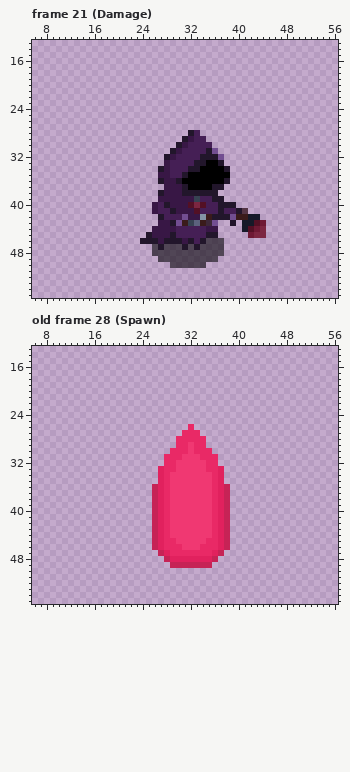
Pixel-art file: Assets/Sprites/Mage/Mage.ase. The picture above is the old version.
64x64 pixels, 33 frames. Shown: frame 21 (Damage): x 6..56, y 13..55; old frame 28 (Spawn): x 6..56, y 13..55. The commit also changed other frames, which this record leaves out.
The same view after the edit:
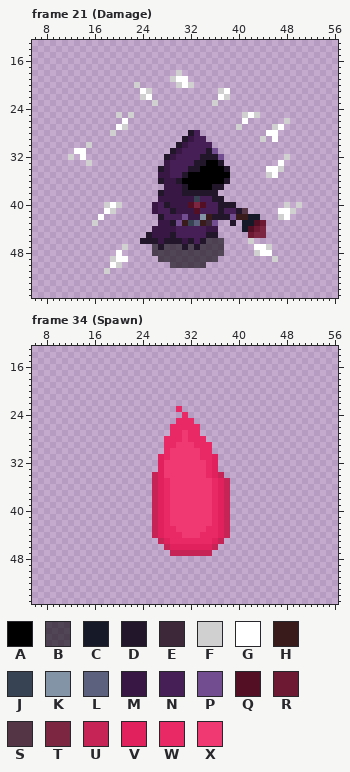
Palette (. is transparent): A #000000  B #01000396  C #161928  D #22162b  E #3d2839  F #d0d0d0  G #ffffff  H #3a1b1b  J #374252  K #8394a6  L #5c627d  M #381745  N #451f55  P #724e91  Q #531025  R #6e1934  S #543545  T #7c2641  U #c62356  V #e1215e  W #e92966  X #f03872
A new or re-ordered frame is compared with the old frame closest to it.
Message: Add new damage animation
Edits made:
frames 33 -> 38
layer "Layer 2" added
Changed rows in their new state; - is an unchanged pixel.
Frame 21 (Damage), layer "Layer 2":
first column x 12:
18 ------------------F------------------
19 -----------------FGG-----------------
20 -----------F------FGF----------------
21 ------------GF-----------FG----------
22 ------------FG-----------GF----------
23 --------------F---------F------------
25 --------F-F------------------FGF-----
26 ---------G-------------------G------F
27 --------GF------------------F-----FG-
28 -------F-------------------------GG--
29 --------------------------------F-G--
30 ---F---------------------------------
31 -GG----------------------------------
32 F-G---------------------------------F
33 ---F-------------------------------G-
34 ---------------------------------GGF-
35 ---------------------------------FG--
first column x 16:
40 --FGF---------------------------F-F
41 --GF---------------------------GGF-
42 -G-----------------------------FG--
43 F----------------------------------
46 --------------------------F--------
47 -----F---------------------GGF-----
48 ----G----------------------FGG-----
49 ---FGG------------------------F----
50 ---GF------------------------------
51 --F--------------------------------
Frame 34 (Spawn) is new; against old frame 28 (Spawn), layer "Cuerpo":
first column x 26:
23 ----W--------
24 -----W-------
25 ----WWW------
26 ---WWW-W-----
27 ---WWX-------
28 --WW-X-------
29 --WWXX---W---
30 --WXXX-X-----
31 -V-XX-----V--
32 -VXX------V--
33 --XX------V.-
34 U-X------WVU-
35 U-----------U
first column x 26:
43 ---W-----W---
44 ---WW---WW---
45 .UV-WWWWW-VU.
46 ..UVVVVVVVU..
47 -..UUUUUUU..-
48 --.........--
49 ---.......---
Changed places in both pictures, as pixel boxes (x1, y1, x2, y2):
added: (68, 70, 194, 166)
added: (212, 88, 290, 178)
added: (92, 202, 128, 274)
added: (278, 202, 302, 220)
added: (248, 238, 278, 262)
changed: (152, 406, 230, 484)
changed: (152, 526, 230, 568)
